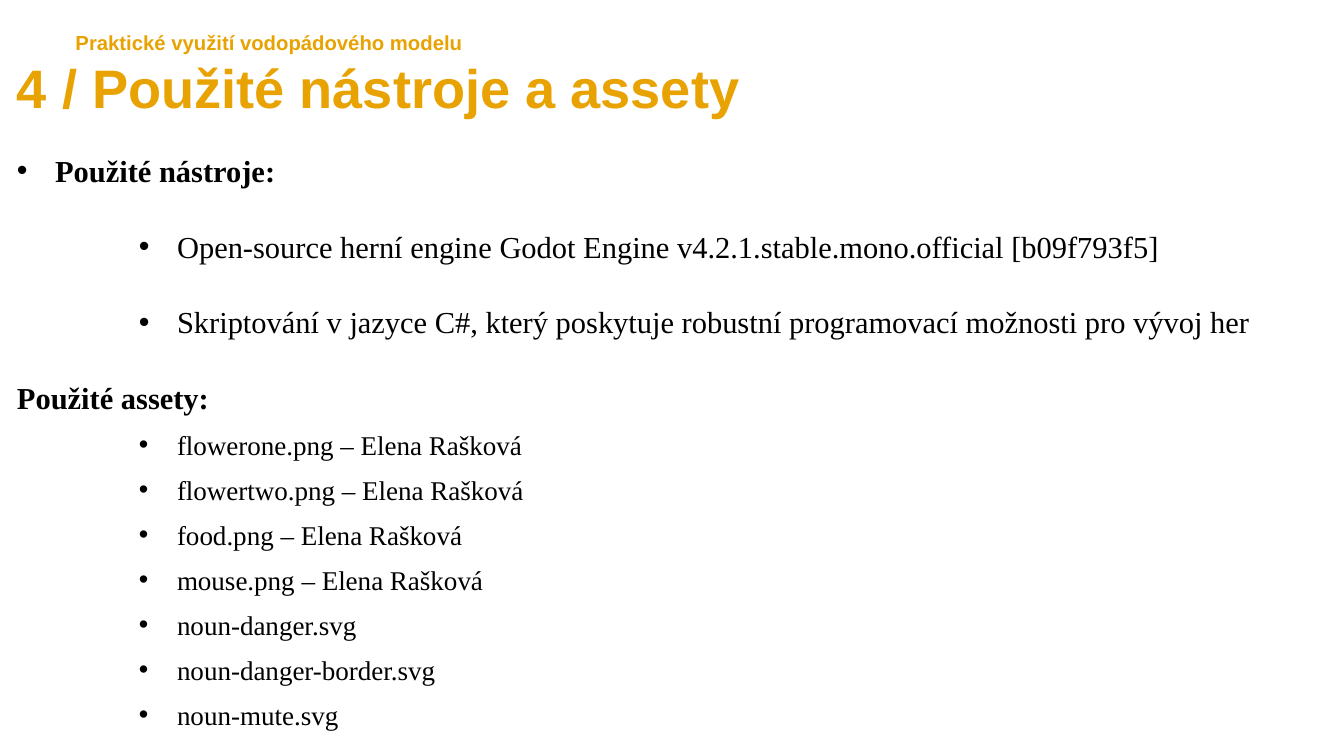
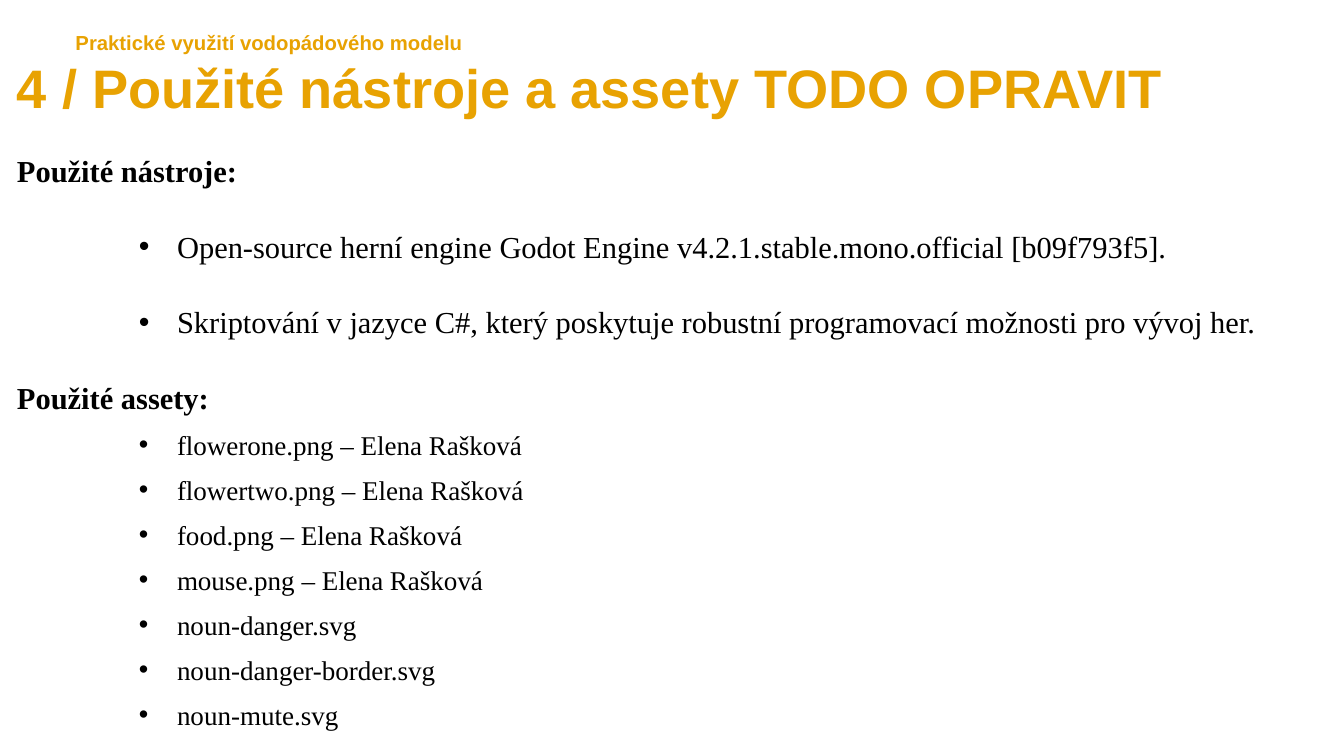
Before and after one commit to marecekroman/GregGame, a slide deck: slide 6 of Gregs Game.pptx. Drawn at 1344x756 pixels with LibreOffice and Linux fonts; fonts in the diff are those of the drawing. Boxes give left, top, right and bottom in pixels: in the first picture for what was removed or moved away, otherwise in the second. Text is boxed around its words. In the diff, an @@ line names an element or a change of style, - is before the commit and + after.

```diff
--- a/Gregs Game.pptx
+++ b/Gregs Game.pptx
@@ text at [17, 67, 1162, 118]: text changed @@
-4 / Použité nástroje a assety
+4 / Použité nástroje a assety TODO OPRAVIT
@@ text at [17, 160, 237, 188]: bullet • to none @@
@@ text at [177, 236, 1255, 340]: text changed @@
-      • Open-source herní engine Godot Engine v4.2.1.stable.mono.official [b09f793f5]
-      • Skriptování v jazyce C#, který poskytuje robustní programovací možnosti pro vývoj her
+      • Open-source herní engine Godot Engine v4.2.1.stable.mono.official [b09f793f5].
+      • Skriptování v jazyce C#, který poskytuje robustní programovací možnosti pro vývoj her.
```
Also in this commit, not shown: 7 other slides changed, 1 slide added, 1 other file.
